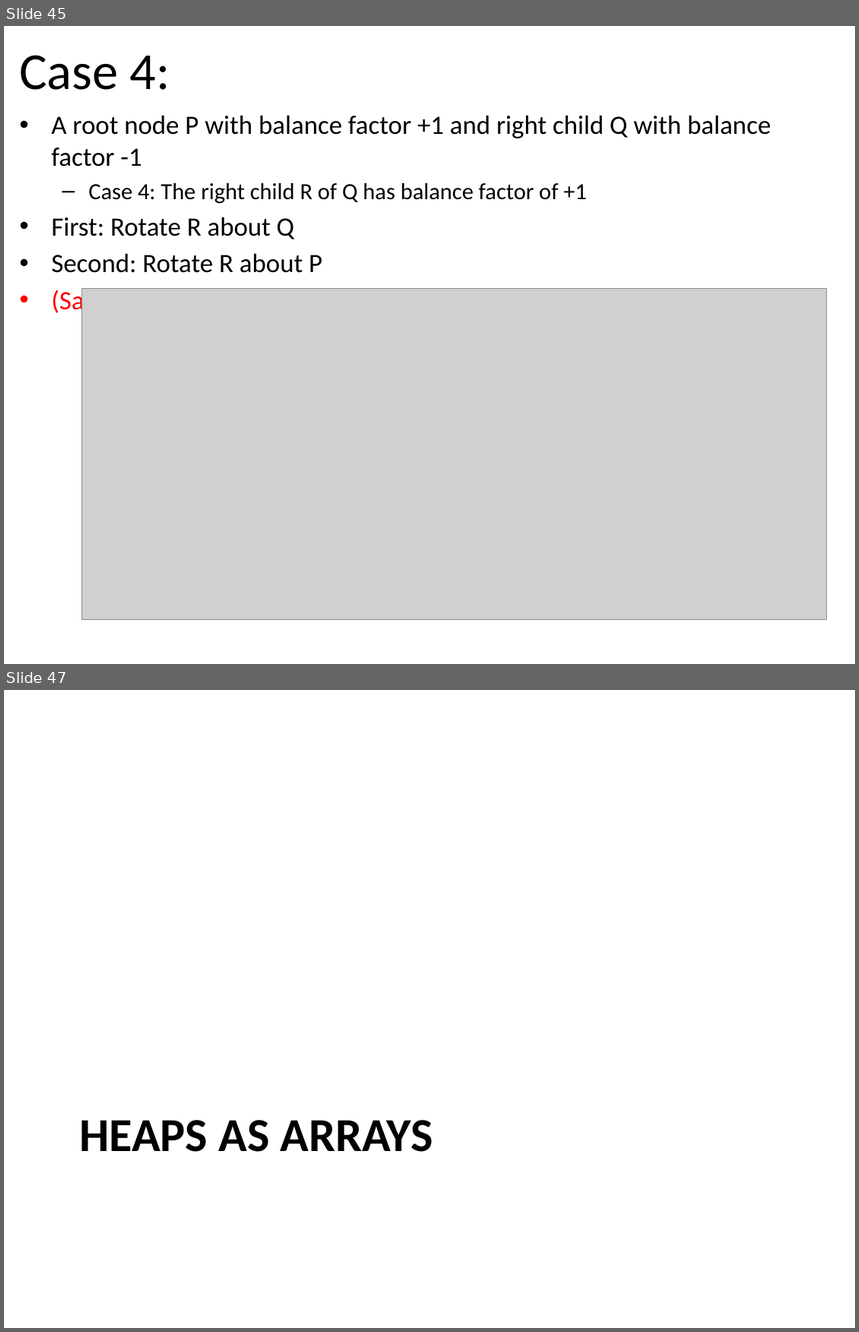
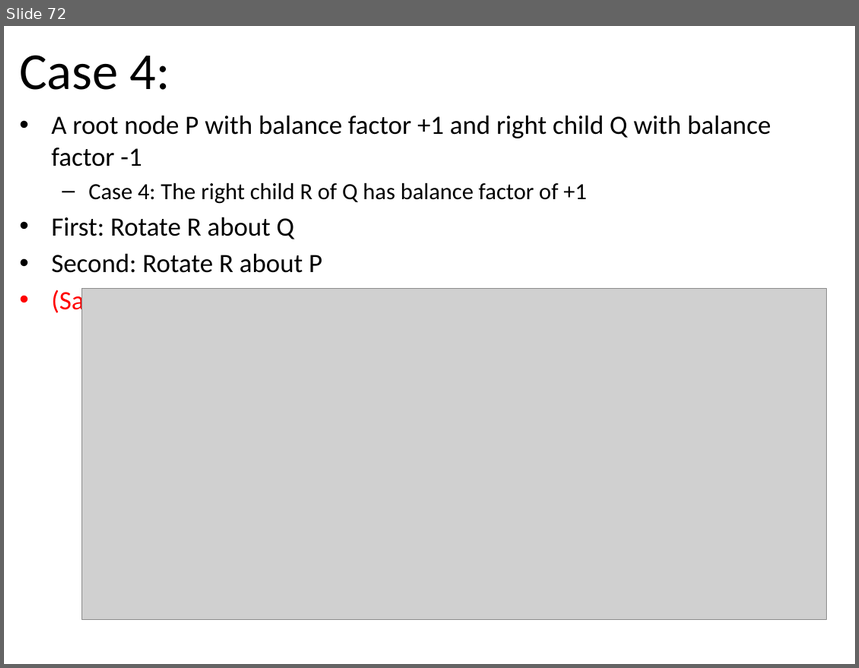
Before and after one commit to tutrunghieu/dsa-2017-java-tutorial, a slide deck: dsa2017-java-online/handouts/data-day05/Lecture 08 - Chapter 06 - Binary Trees - Day 3.pptx. Shown one above the other, each under a label of ours: slides 45 and 47 before the commit, slide 72 after it; the slides between them are not shown. The pictures are 859x1332 and 859x668 pixels, drawn with LibreOffice and Linux fonts; fonts in the diff are those of the drawing; grey boxes stand for pictures. Boxes give left, top, right and bottom in pixels: in the first picture for what was removed or moved away, otherwise in the second. Text is boxed around its words. In the diff, an @@ line names an element or a change of style, - is before the commit and + after.

```diff
--- a/dsa2017-java-online/handouts/data-day05/Lecture 08 - Chapter 06 - Binary Trees - Day 3.pptx
+++ b/dsa2017-java-online/handouts/data-day05/Lecture 08 - Chapter 06 - Binary Trees - Day 3.pptx
@@ slide 47 removed at (x1=4, y1=690, x2=855, y2=1328), background #FFFFFF @@
@@ title removed at (x1=79, y1=1120, x2=433, y2=1152) @@
-HEAPS AS ARRAYS
@@ what was slide 45 is now slide 72 @@
```
Also in this commit, not shown: 1 slide changed, 5 slides added, 4 other slides removed, 7 other files.
